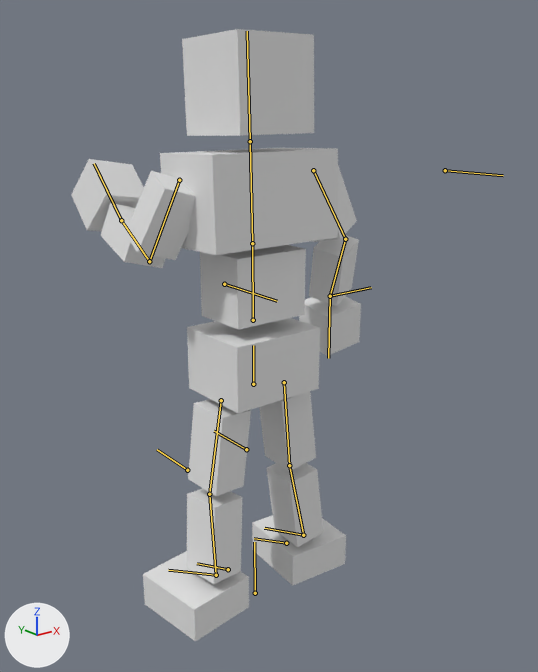
A saved change to the glTF model BrowserGame/public/models/animateblend2.glb.
The view is the same before and after, from a camera (50 mm lens) standing at (-10.29, -13.46, 7.62) and looking at (1.57, 1.37, 1.69). The lights are fixed; the arrows at lower left show +X, +Y and +Z. Both versions are drawn at frame 24 of the action 'leftarm.run'; the numbers are the values there. The bones that bend it are drawn over the model as lines.

In view in the first picture: '立方体'.
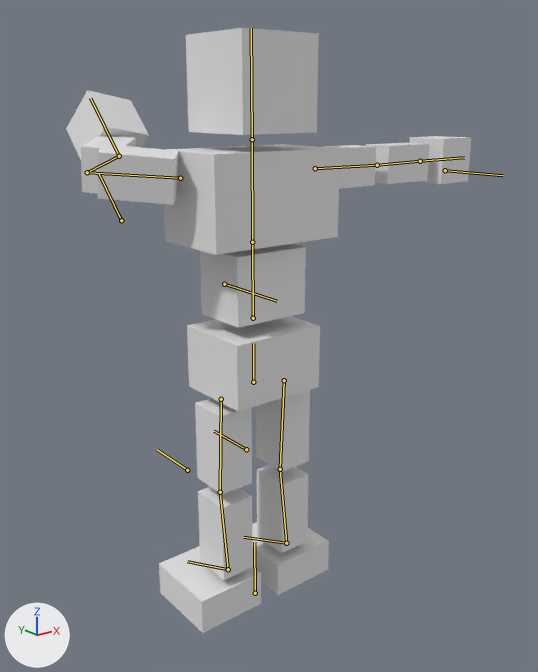
Location of each change, (x1, y1, x2, y2) in pixels of the pictures (538 x 672 px):
'立方体', posed (40% wider): before (71, 29, 361, 642); after (66, 28, 471, 633)
bone 'chest', root to tip: before (252, 243) to (250, 141); after (252, 242) to (252, 139)
bone 'upper arm.R', root to tip: before (179, 180) to (149, 261); after (180, 178) to (87, 172)
bone 'forearm.R', root to tip: before (149, 261) to (121, 220); after (87, 172) to (119, 156)
bone 'hand.R', root to tip: before (121, 220) to (94, 163); after (119, 156) to (90, 98)
bone 'upper arm.L', root to tip: before (313, 170) to (345, 239); after (315, 168) to (377, 165)
bone 'forearm.L', root to tip: before (345, 239) to (330, 296); after (377, 165) to (420, 161)
bone 'hand.L', root to tip: before (330, 296) to (328, 358); after (420, 161) to (464, 157)
bone 'thighs.R', root to tip: before (221, 400) to (209, 494); after (221, 399) to (220, 492)
bone 'Shin.R', root to tip: before (209, 494) to (216, 575); after (220, 492) to (228, 569)
bone 'feet.R', root to tip: before (216, 575) to (168, 570); after (228, 569) to (187, 561)
bone 'thighs.L', root to tip: before (284, 382) to (289, 465); after (284, 380) to (280, 469)
bone 'Shin.L', root to tip: before (289, 465) to (303, 535); after (280, 469) to (286, 543)
bone 'feet.L', root to tip: before (303, 535) to (264, 528); after (286, 543) to (243, 537)

The change in detail:
Bone 'chest' (bone_chest) turns from (-2, 0, 0) to (0, 0, 0) degrees about its own x, y and z.
Bone 'upper arm.R' (bone_upper_arm_r) turns from (-20, 8, 74) to (-37, -10, 2) degrees about its own x, y and z.
Bone 'forearm.R' (bone_forearm_r) turns from (-81, 1, 1) to (-94, 1, 1) degrees about its own x, y and z.
Bone 'hand.R' (bone_hand_r) turns from (-24, -5, -8) to (44, -44, -73) degrees about its own x, y and z.
Bone 'upper arm.L' (bone_upper_arm_l) turns from (7, -24, -67) to (0, 0, 0) degrees about its own x, y and z.
Bone 'forearm.L' (bone_forearm_l) turns from (-26, 0, -1) to (0, 0, 0) degrees about its own x, y and z.
Bone 'hand.L' (bone_hand_l) turns from (10, 23, -5) to (0, 0, 0) degrees about its own x, y and z.
Bone 'thighs.R' (bone_thighs_r) turns from (3, -6, 5) to (0, 0, 0) degrees about its own x, y and z.
Bone 'Shin.R' (bone_shin_r) turns from (-6, 0, 0) to (0, 0, 0) degrees about its own x, y and z.
Bone 'feet.R' (bone_feet_r) turns from (3, -5, -1) to (0, 0, 0) degrees about its own x, y and z.
Bone 'thighs.L' (bone_thighs_l) turns from (0, 3, -8) to (0, 0, 0) degrees about its own x, y and z.
Bone 'Shin.L' (bone_shin_l) turns from (-1, 0, 0) to (0, 0, 0) degrees about its own x, y and z.
Bone 'feet.L' (bone_feet_l) turns from (0, 8, 1) to (0, 0, 0) degrees about its own x, y and z.
